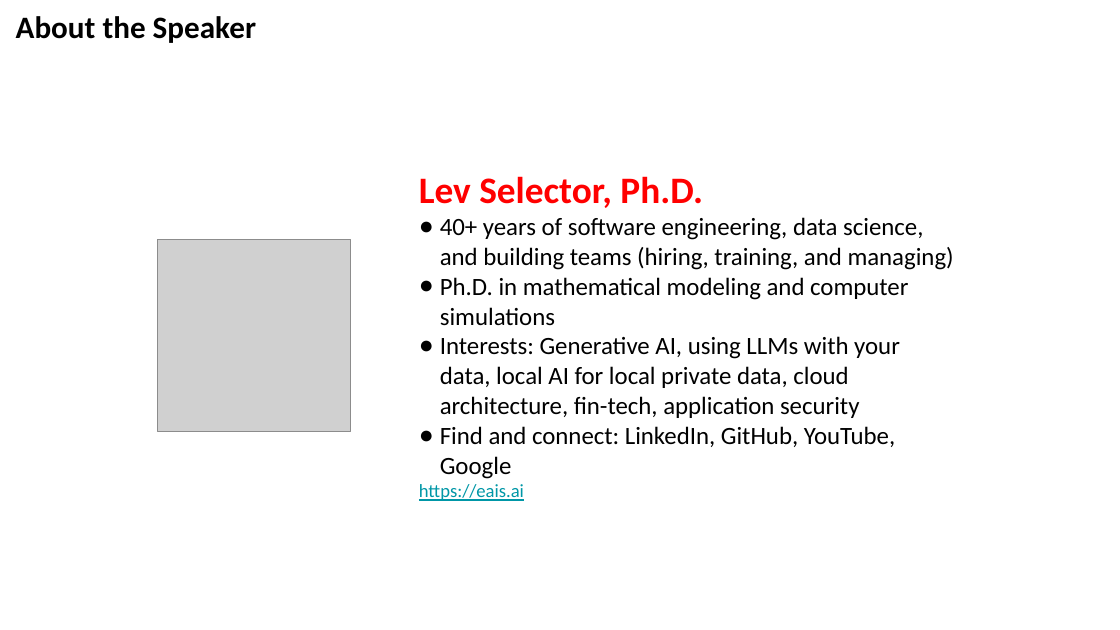
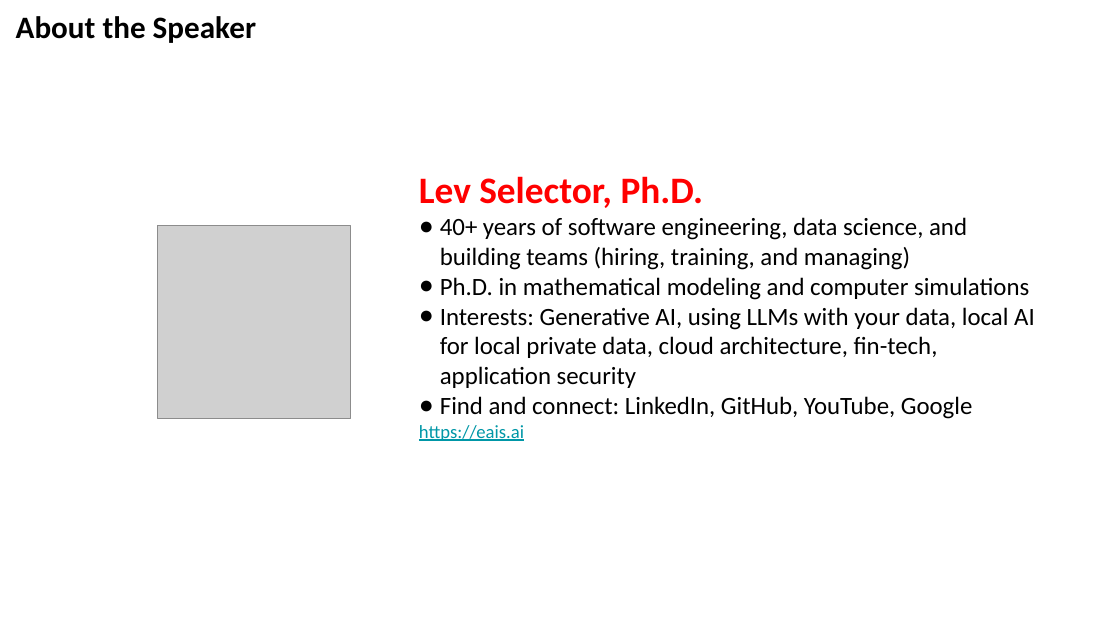
Before and after one commit to lselector/seminar, a slide deck: slide 25 of 2026/2026-10-16-AI-News.pptx (slide 20 before the commit). Drawn at 1120x630 pixels with LibreOffice and Linux fonts; fonts in the diff are those of the drawing; grey boxes stand for pictures. Boxes give left, top, right and bottom in pixels: in the first picture for what was removed or moved away, otherwise in the second. Text is boxed around its words. In the diff, an @@ line names an element or a change of style, - is before the commit and + after.

```diff
--- a/2026/2026-10-16-AI-News.pptx
+++ b/2026/2026-10-16-AI-News.pptx
@@ text "Lev Selector, Ph.D." rewrapped from [419, 176, 954, 501] to [419, 176, 1035, 441] @@
@@ picture: place and size @@
-picture at [158, 239, 351, 431]
+picture at [158, 226, 351, 419]
```
Also in this commit, not shown: 12 other slides changed, 5 slides added.
